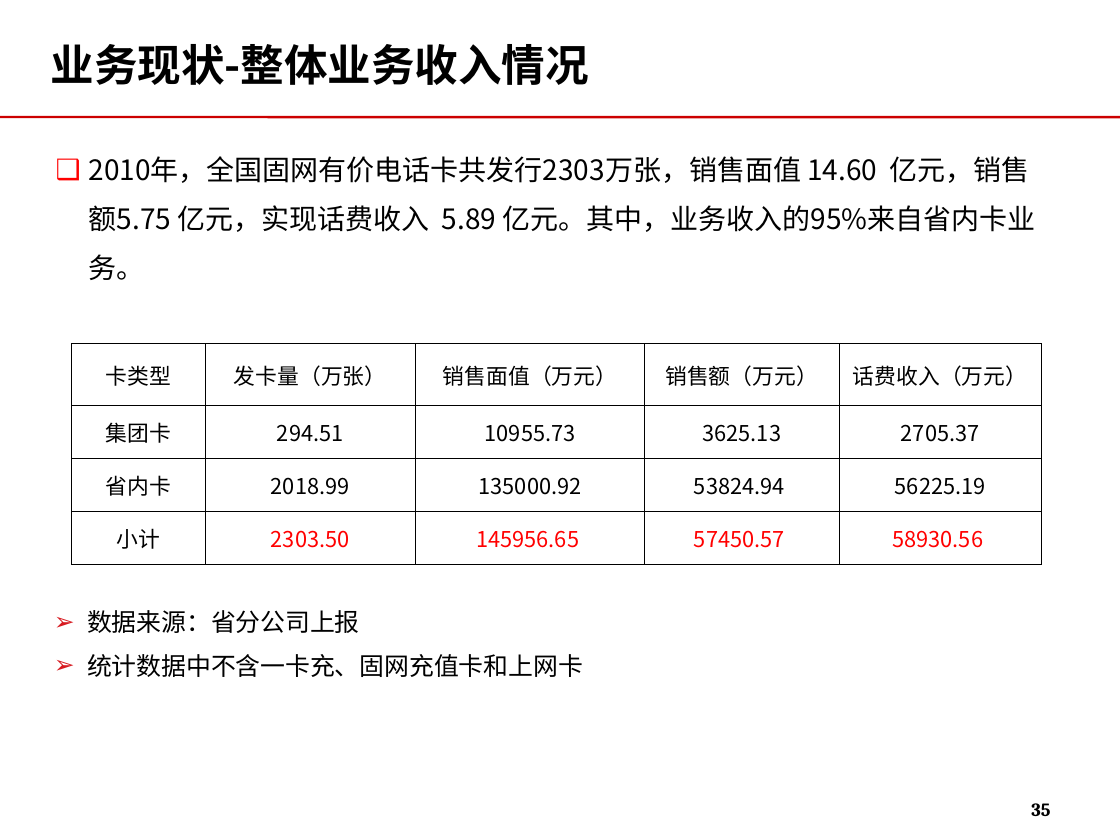
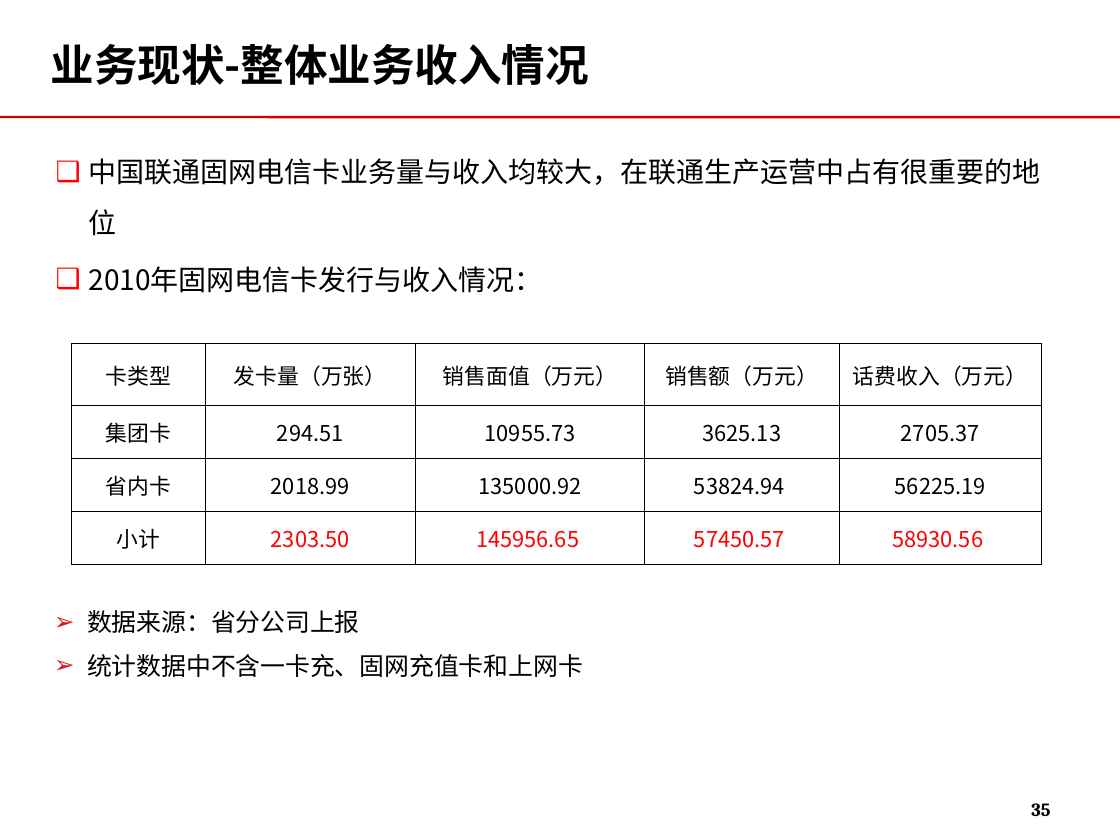
Before and after one commit to momo1101/unicardsrch, a slide deck: slide 35 of 软课题文本/软课题-中国联通电信卡业务及策略研究.ppt. Drawn at 1120x840 pixels with LibreOffice and Linux fonts; fonts in the diff are those of the drawing; background and template pictures are left out. Boxes give left, top, right and bottom in pixels: in the first picture for what was removed or moved away, otherwise in the second. Text is boxed around its words. In the diff, an @@ line names an element or a change of style, - is before the commit and + after.

```diff
--- a/软课题文本/软课题-中国联通电信卡业务及策略研究.ppt
+++ b/软课题文本/软课题-中国联通电信卡业务及策略研究.ppt
@@ text at (x1=89, y1=158, x2=1041, y2=293): text changed @@
-❑ 2010年，全国固网有价电话卡共发行2303万张，销售面值 14.60 亿元，销售额5.75 亿元，实现话费收入 5.89 亿元。其中，业务收入的95%来自省内卡业务。
+❑ 中国联通固网电信卡业务量与收入均较大，在联通生产运营中占有很重要的地位
+❑ 2010年固网电信卡发行与收入情况：
```
Also in this commit, not shown: 1 other slide changed.
